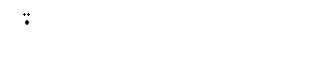
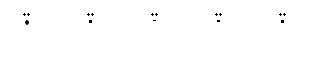
Comparing the layer stacks of the two w=320, h=64 images. Changes:
added layer "Pasted Layer #3" above "Pasted Layer #2" over bbox(279, 13, 286, 23)
added layer "Pasted Layer #2" above "Pasted Layer #1" over bbox(215, 13, 222, 22)
added layer "Pasted Layer #1" above "Pasted Layer" over bbox(151, 13, 158, 21)
added layer "Pasted Layer" above "hellground" over bbox(87, 13, 94, 23)
